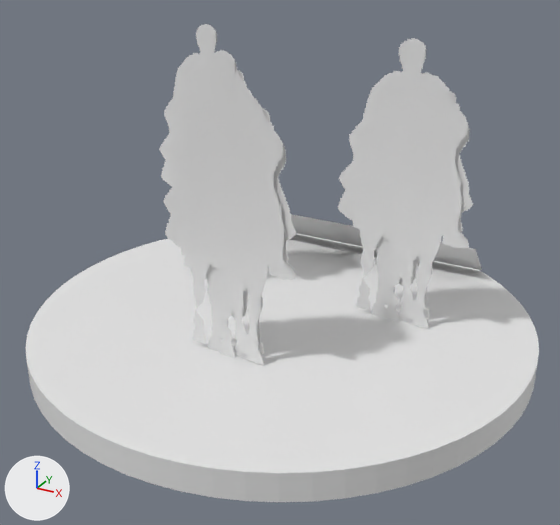
An edit to the OBJ model assets/tts/zama-r2/scipio-army.obj, drawn before and after from the same camera.
Both versions are drawn from a 50 mm camera at (2.02, -3.71, 2.35) aimed at (0.06, -0.14, 0.56). The lights are fixed; the arrows at lower left show +X, +Y and +Z. The first picture is the older version. Where no turn or scale is listed for an object, it has been applied to the vertices. Vertices at exactly the same position are counted once.

The scene before the commit, as lines of its bpy script (objects in view):
```python
me_scipio_army = bpy.data.meshes.new('scipio-army')
me_scipio_army.from_pydata(...)  # 2819 vertices, 2928 faces; spans x -1.5..1.5, y -1.5..1.5, z 0.0..1.8
ob_scipio_army = bpy.data.objects.new('scipio-army', me_scipio_army)
ob_scipio_army.location = (0.0, 0.0, 0.0)
```
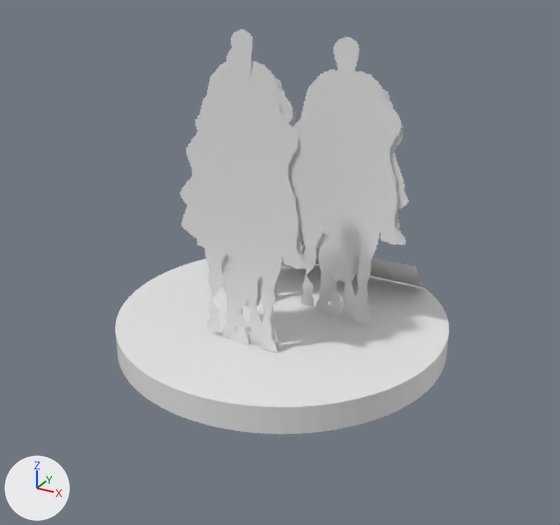
What changed in the scene script:
```text
Change me_scipio_army:
    used by ob_scipio_army; location = (0.0, 0.0, 0.0)
    remove me_scipio_army.from_pydata(...)  # 2819 vertices, 2928 faces; spans x -1.5..1.5, y -1.5..1.5, z 0.0..1.8
    add me_scipio_army.from_pydata(...)  # 2819 vertices, 2928 faces; spans x -1.0..1.0, y -1.0..1.0, z 0.0..1.8
    me_scipio_army part 1: the loose piece of 130 vertices spanning x -1.5..1.5, y -1.5..1.5, z 0.0..0.16 is scaled about its middle by (0.667, 0.667, 1)
    me_scipio_army part 2: the loose piece of 447 vertices spanning x -0.4..0.4, y -0.59, z 0.16..1.8 is moved by (0.0, 0.15, 0.0)
    me_scipio_army part 3: the loose piece of 447 vertices spanning x -1.04..-0.24, y 0.23, z 0.16..1.8 is moved by (0.32, -0.12, 0.0)
    me_scipio_army part 4: the loose piece of 447 vertices spanning x 0.24..1.04, y 0.23, z 0.16..1.8 is moved by (-0.32, -0.12, 0.0)
    me_scipio_army part 5: the loose piece of 448 vertices spanning x -0.39..0.39, y -0.57, z 0.16..1.8 is moved by (0.0, 0.15, 0.0)
    me_scipio_army part 6: the loose piece of 448 vertices spanning x -1.03..-0.25, y 0.25, z 0.16..1.8 is moved by (0.32, -0.12, 0.0)
    me_scipio_army part 7: the loose piece of 448 vertices spanning x 0.25..1.03, y 0.25, z 0.16..1.8 is moved by (-0.32, -0.12, 0.0)
    me_scipio_army part 8
    me_scipio_army.vertices[130].co: (0.9, 1.2, 0.17) -> (0.65, 0.75, 0.17)  # pixel (482, 270) -> pixel (425, 287)
    me_scipio_army.vertices[131].co: (-0.9, 1.2, 0.17) -> (-0.65, 0.75, 0.17)
    me_scipio_army.vertices[132].co: (-0.9, 0.95, 0.42) -> (-0.65, 0.5, 0.42)
    me_scipio_army.vertices[133].co: (0.9, 0.95, 0.42) -> (0.65, 0.5, 0.42)  # pixel (475, 248) -> pixel (414, 266)
```

Boxes (x1, y1, x2, y2) around the edits, measured in the pictures (560 x 525 px; the box of a moved part takes in the faces that stretch with it):
'scipio-army', reshaped (35% narrower, 15% shorter): before (25, 24, 539, 502); after (115, 29, 449, 434)
part 1 of me_scipio_army, moved or reshaped: before (25, 233, 539, 502); after (115, 257, 449, 434)
part 2 of me_scipio_army, moved or reshaped: before (163, 51, 295, 365); after (180, 46, 309, 353)
part 3 of me_scipio_army, moved or reshaped: before (159, 24, 253, 268); after (195, 30, 294, 289)
part 4 of me_scipio_army, moved or reshaped: before (338, 39, 469, 329); after (293, 37, 406, 325)
part 5 of me_scipio_army, moved or reshaped: before (198, 50, 296, 360); after (214, 46, 310, 348)
part 6 of me_scipio_army, moved or reshaped (mostly hidden): before (196, 25, 254, 97); after (231, 29, 295, 127)
part 7 of me_scipio_army, moved or reshaped: before (342, 38, 473, 324); after (315, 38, 409, 320)
part 8 of me_scipio_army, moved or reshaped: before (291, 214, 482, 270); after (282, 243, 425, 288)
